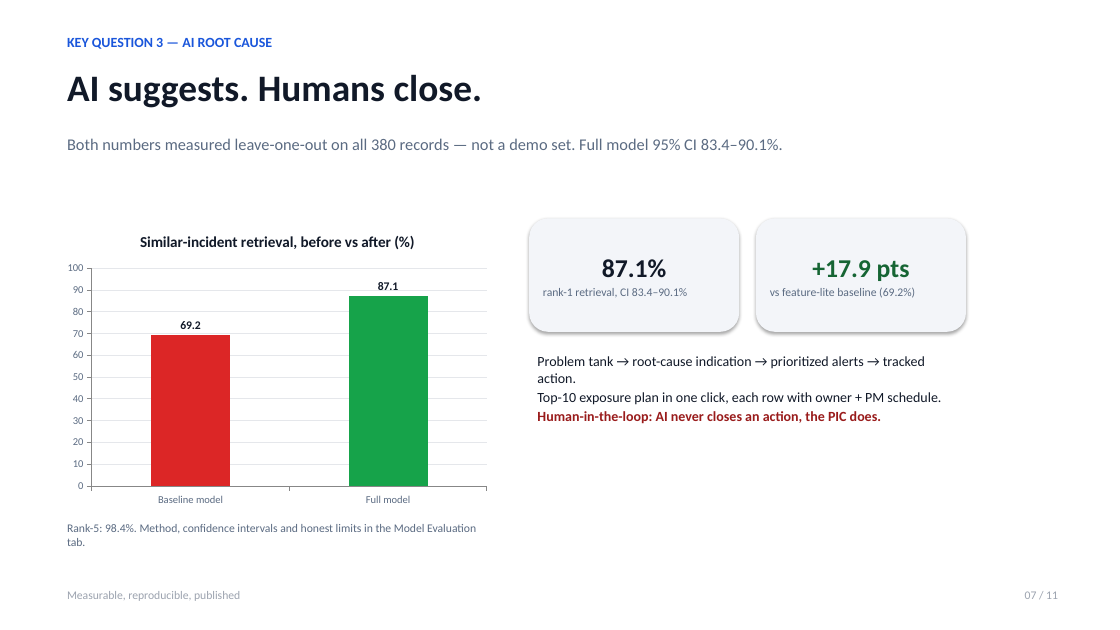
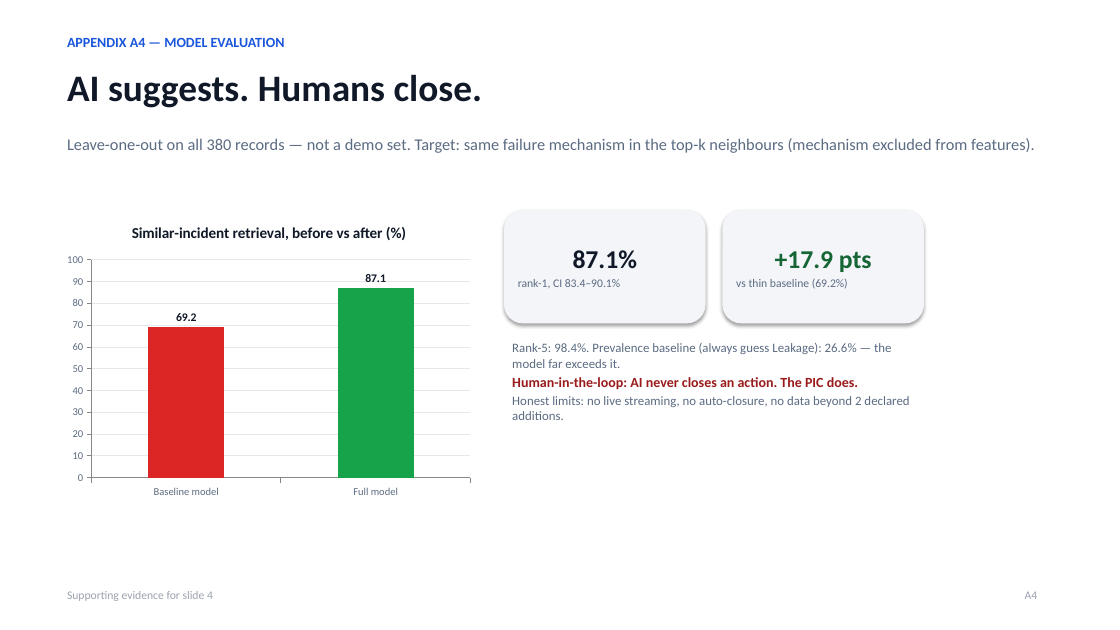
Before and after one commit to naufalraihans/lomba-caliber, a slide deck: slide 11 of submission/03_presentation.pptx (slide 7 before the commit). Drawn at 1120x630 pixels with LibreOffice and Linux fonts; fonts in the diff are those of the drawing. Boxes give left, top, right and bottom in pixels: in the first picture for what was removed or moved away, otherwise in the second. Text is boxed around its words. In the diff, an @@ line names an element or a change of style, - is before the commit and + after.

Commit message:
deck rev6: official 7+appendix pptx, Team Pengacara IT PLN, native charts

```diff
--- a/submission/03_presentation.pptx
+++ b/submission/03_presentation.pptx
@@ text at [67, 38, 285, 47]: text changed @@
-KEY QUESTION 3 — AI ROOT CAUSE
+APPENDIX A4 — MODEL EVALUATION
@@ text at [67, 138, 1035, 153]: text changed @@
-Both numbers measured leave-one-out on all 380 records — not a demo set. Full model 95% CI 83.4–90.1%.
+Leave-one-out on all 380 records — not a demo set. Target: same failure mechanism in the top-k neighbours (mechanism excluded from features).
@@ column chart: place and size @@
-column chart at [59, 218, 496, 513]
+column chart at [59, 210, 479, 504]
@@ rounded rectangle "87.1%": place and size @@
-rounded rectangle "87.1%" at [529, 218, 739, 332]
+rounded rectangle "87.1%" at [504, 210, 706, 323]
@@ rounded rectangle "+17.9 pts": place and size @@
-rounded rectangle "+17.9 pts" at [756, 218, 966, 332]
+rounded rectangle "+17.9 pts" at [723, 210, 924, 323]
@@ text in rounded rectangle at [518, 279, 620, 288]: text changed @@
-rank-1 retrieval, CI 83.4–90.1%
+rank-1, CI 83.4–90.1%
@@ text in rounded rectangle at [736, 279, 848, 289]: text changed @@
-vs feature-lite baseline (69.2%)
+vs thin baseline (69.2%)
@@ text at [512, 343, 909, 420]: text changed; size 12 to 11 pt; text colour #111928 to #5B6B82 @@
-Problem tank → root-cause indication → prioritized alerts → tracked action.
-Top-10 exposure plan in one click, each row with owner + PM schedule.
-Human-in-the-loop: AI never closes an action, the PIC does.
+Rank-5: 98.4%. Prevalence baseline (always guess Leakage): 26.6% — the model far exceeds it.
+Human-in-the-loop: AI never closes an action. The PIC does.
+Honest limits: no live streaming, no auto-closure, no data beyond 2 declared additions.
@@ text removed at [67, 524, 476, 546] @@
-Rank-5: 98.4%. Method, confidence intervals and honest limits in the Model Evaluation tab.
@@ text removed at [67, 591, 240, 601] @@
-Measurable, reproducible, published
@@ text added at [67, 591, 213, 601], 10 pt, text #9CA3AF @@
+Supporting evidence for slide 4
@@ text at [1025, 591, 1038, 599]: text changed @@
-07 / 11
+A4
```
Also in this commit, not shown: 7 other slides changed, 4 slides added, 3 slides removed, 2 other files.
